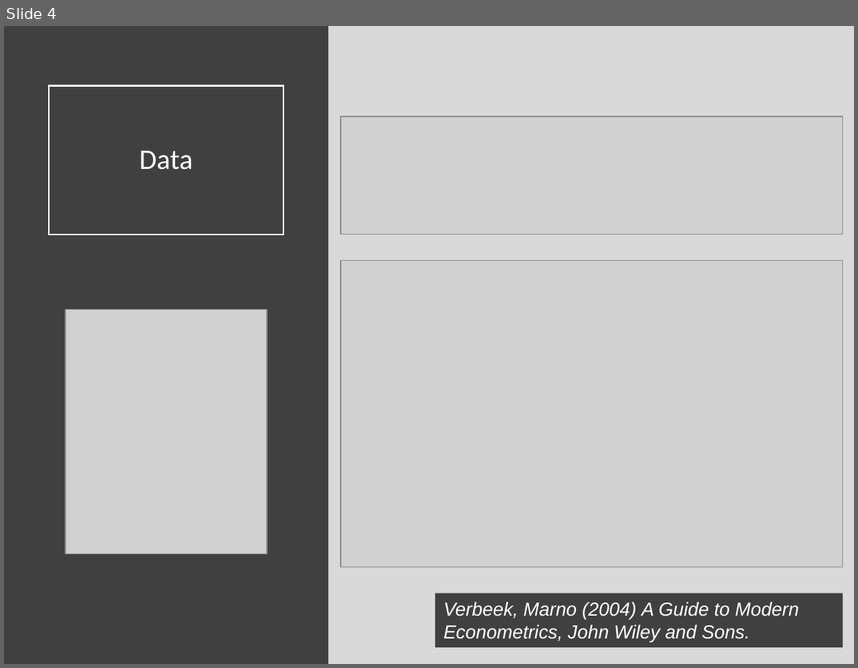
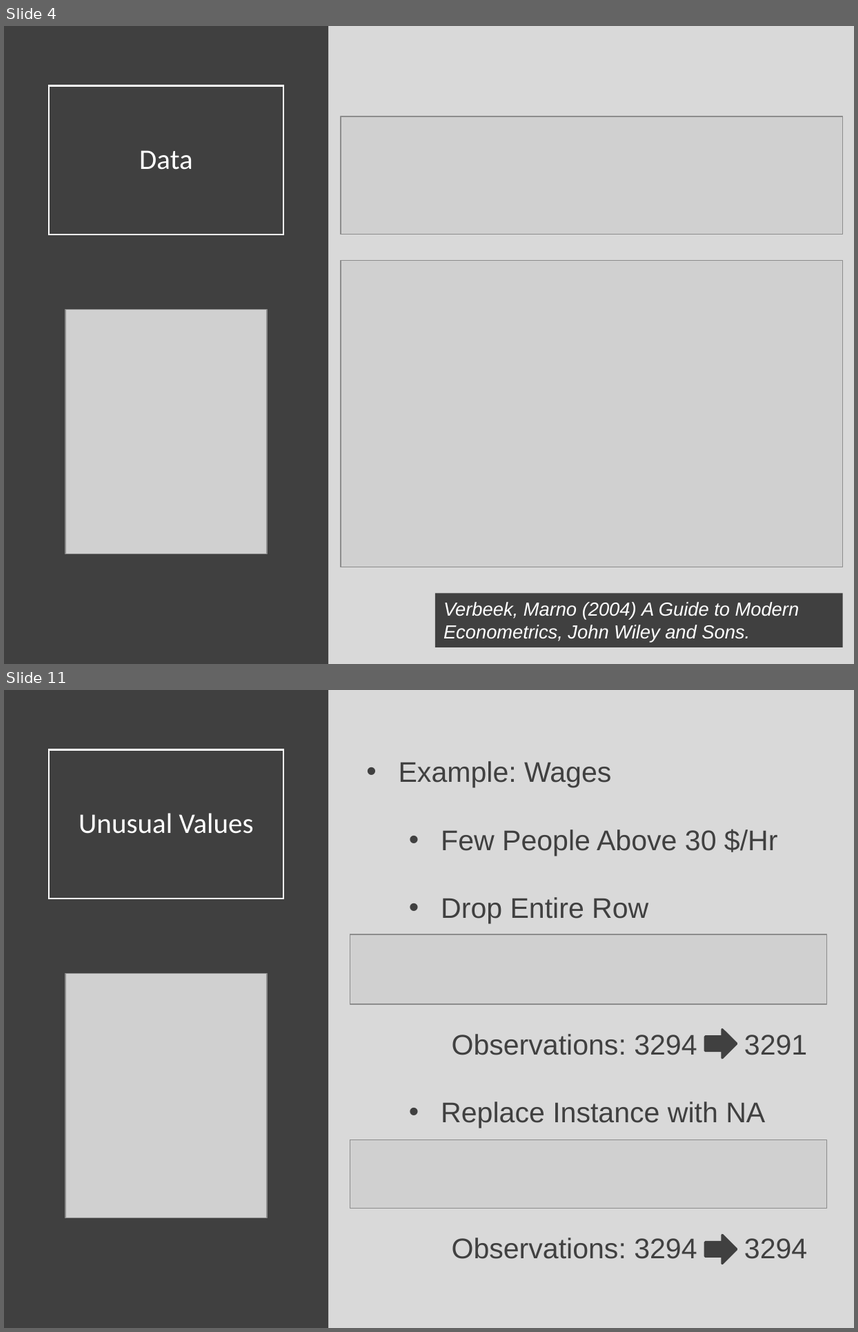
Before and after one commit to Yixf-Self/STOR320_WEBSITE, a slide deck: Lecture/Lecture 8/Lecture 8.pptx. Shown one above the other, each under a label of ours: slide 4 before the commit, slides 4 and 11 after it; the slides between them are not shown. The pictures are 858x668 and 858x1332 pixels, drawn with LibreOffice and Linux fonts; fonts in the diff are those of the drawing; grey boxes stand for pictures. Boxes give left, top, right and bottom in pixels: in the first picture for what was removed or moved away, otherwise in the second. Text is boxed around its words. In the diff, an @@ line names an element or a change of style, - is before the commit and + after.

```diff
--- a/Lecture/Lecture 8/Lecture 8.pptx
+++ b/Lecture/Lecture 8/Lecture 8.pptx
@@ slide 11 added at (4,690,854,1328), background #D9D9D9 @@
@@ rectangle added at (4,690,329,1328), fill #404040 @@
@@ title added at (49,749,283,898), outline #FFFFFF 1.5 pt, 24 pt, text #FFFFFF @@
+Unusual Values
@@ text added at (399,761,807,1259), 24 pt, text #404040 @@
+• Example: Wages
+  • Few People Above 30 $/Hr
+  • Drop Entire Row
+  Observations: 3294 3291
+  • Replace Instance with NA
+    Observations: 3294 3294
@@ picture added at (350,934,827,1004) @@
@@ picture added at (65,973,267,1217) @@
@@ right arrow added at (705,1029,737,1057), fill #404040, outline #404040 2 pt @@
@@ picture added at (350,1140,827,1208) @@
@@ right arrow added at (705,1235,737,1263), fill #404040, outline #404040 2 pt @@
```
Also in this commit, not shown: 6 slides changed, 18 other slides added, 1 slide removed, 7 other files.
